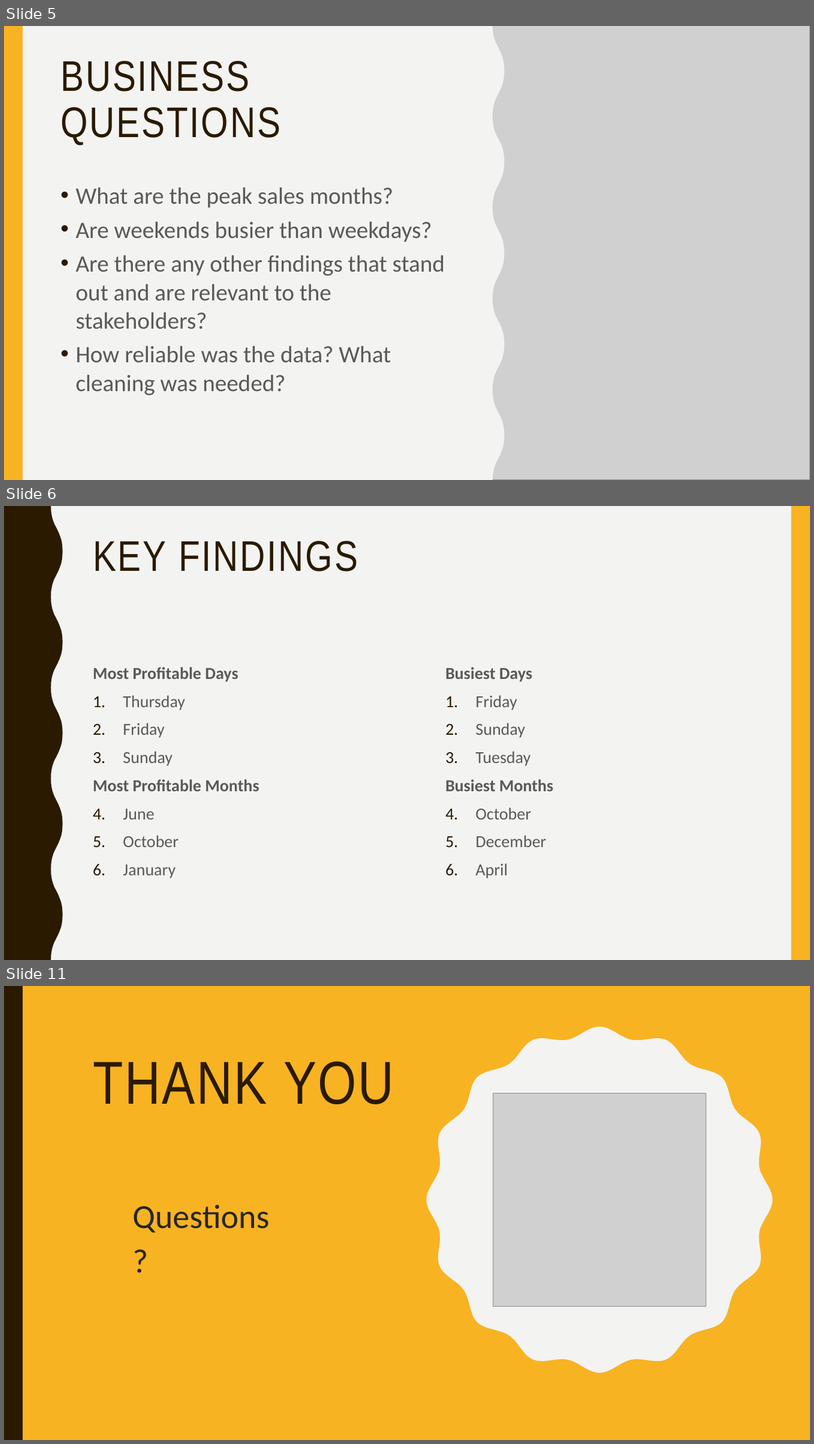
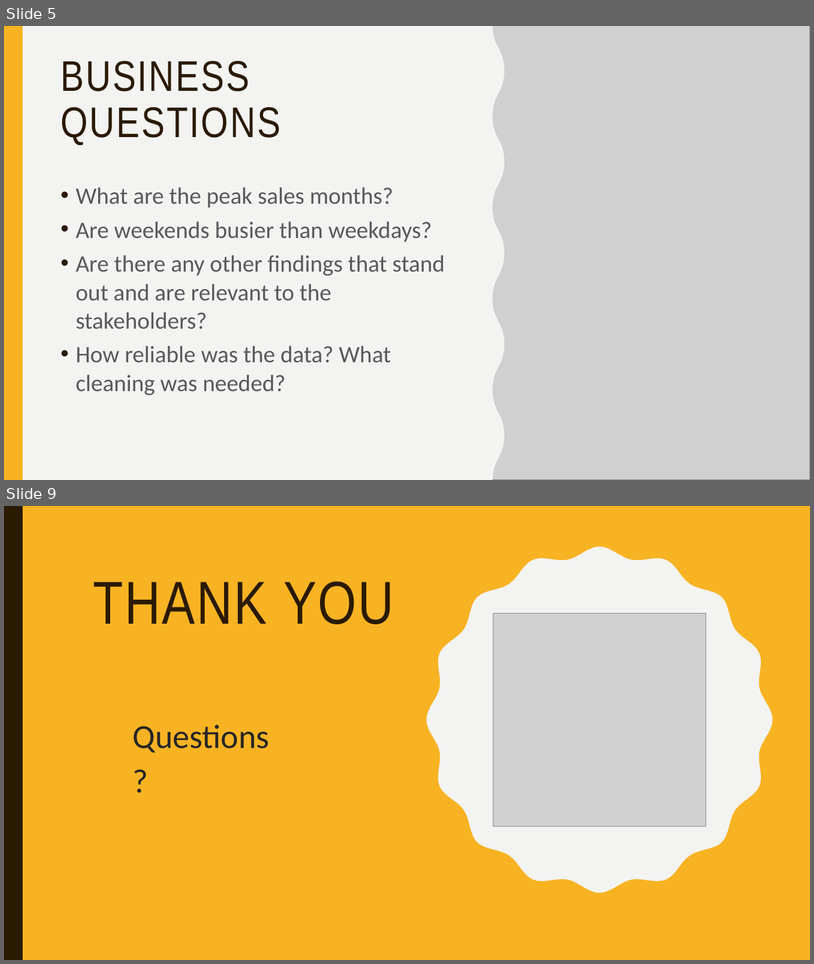
Before and after one commit to ro-the-creator/M1-Project--Cafe-Sales, a slide deck: Slides/m1-presentation.pptx. Shown one above the other, each under a label of ours: slides 5, 6 and 11 before the commit, slides 5 and 9 after it; the slides between them are not shown. The pictures are 814x1444 and 814x964 pixels, drawn with LibreOffice and Linux fonts; fonts in the diff are those of the drawing; grey boxes stand for pictures. Boxes give left, top, right and bottom in pixels: in the first picture for what was removed or moved away, otherwise in the second. Text is boxed around its words. In the diff, an @@ line names an element or a change of style, - is before the commit and + after.

```diff
--- a/Slides/m1-presentation.pptx
+++ b/Slides/m1-presentation.pptx
@@ slide 6 removed at (4,506,810,960), background #F3F3F2; not listed: 2 template elements that a slide beside it also shows @@
@@ title removed at (93,541,358,571) @@
-KEY FINDINGS
@@ text removed at (93,667,259,878) @@
-Most Profitable Days
-1. Thursday
-2. Friday
-3. Sunday
-Most Profitable Months
-1. June
-2. October
-3. January
@@ text removed at (446,667,554,878) @@
-Busiest Days
-1. Friday
-2. Sunday
-3. Tuesday
-Busiest Months
-1. October
-2. December
-3. April
@@ what was slide 11 is now slide 9 @@
```
Also in this commit, not shown: 3 slides changed, 2 slides added, 3 other slides removed.
